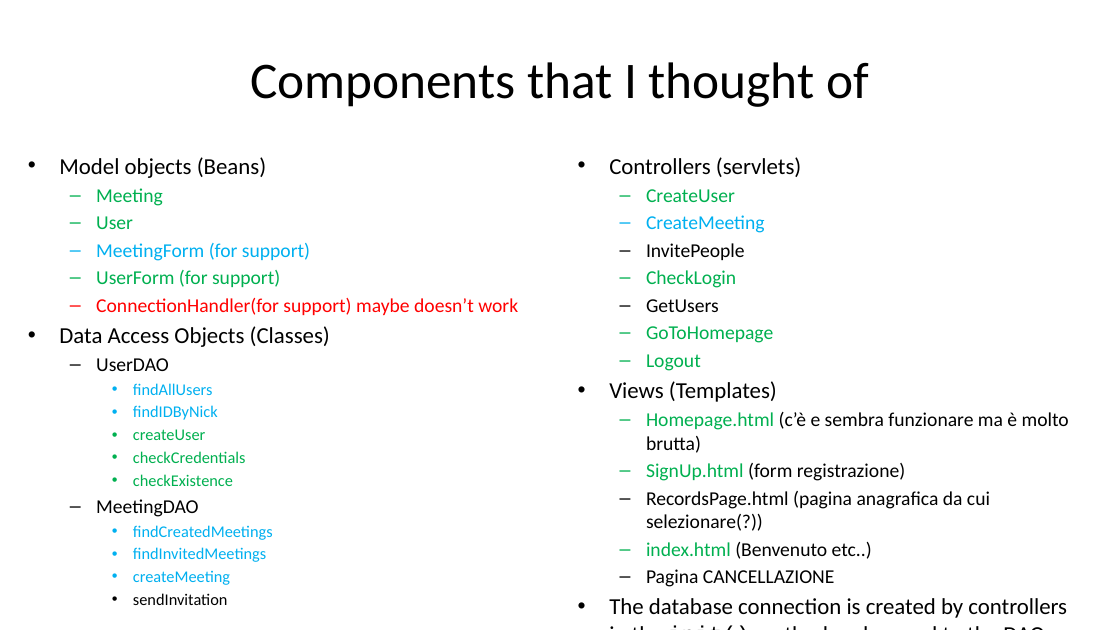
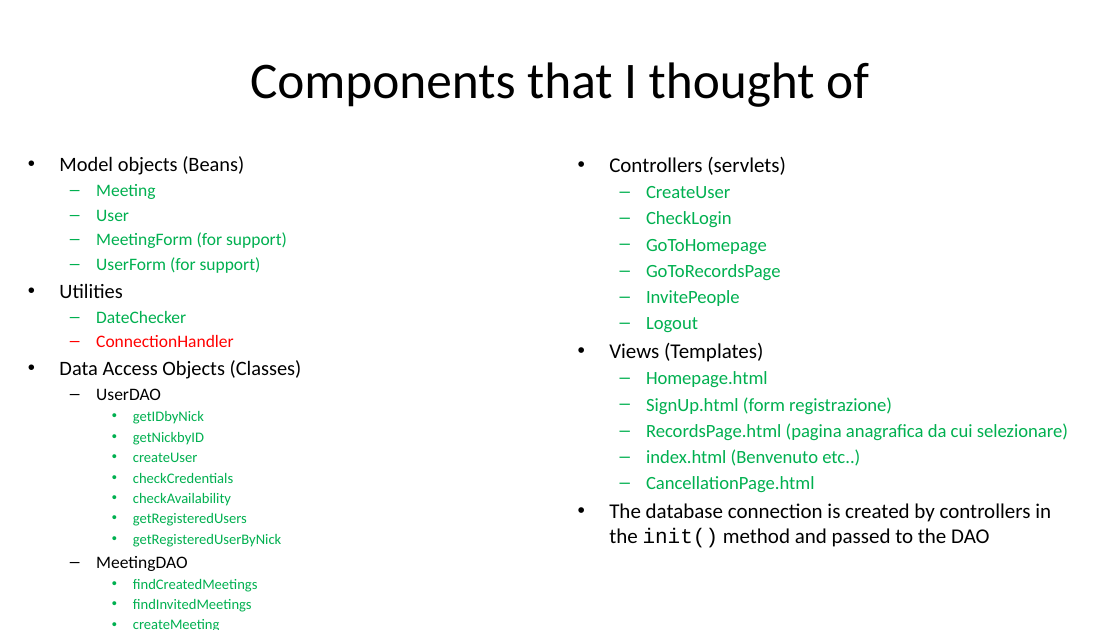
Before and after one commit to FrancescaGrimaldi/TIWProject-2022, a slide deck: slide 11 of ppt/tiw pure html + notes.pptx. Drawn at 1120x630 pixels with LibreOffice and Linux fonts; fonts in the diff are those of the drawing. Boxes give left, top, right and bottom in pixels: in the first picture for what was removed or moved away, otherwise in the second. Text is boxed around its words. In the diff, an @@ line names an element or a change of style, - is before the commit and + after.

```diff
--- a/ppt/tiw pure html + notes.pptx
+++ b/ppt/tiw pure html + notes.pptx
@@ text at <box>59,156,302,612</box>: size 19.6 to 17.5 pt in "Model objects (Beans)", "Data Access Objects (Classes)"; size 16.8 to 15 pt in "Meeting", "User", "MeetingForm (for support)", "UserForm (for support)" and 2 more places; text colour #00B0F0 to #00B050 in "MeetingForm (for support)", "findCreatedMeetings", "findInvitedMeetings", "createMeeting"; size 14 to 12.5 pt in "createUser", "checkCredentials", "findCreatedMeetings", "findInvitedMeetings" and 2 more places; text colour #000000 to #00B050 in "sendInvitation" @@
@@ text at <box>609,186,1051,548</box>: size 19.6 to 18 pt in "Controllers (servlets)", "Views (Templates)", "The database connection is created by controllers ..."; size 16.8 to 16 pt in "CreateUser", "InvitePeople", "Logout", "SignUp.html (form registrazione)" and 1 more places; text colour #000000 to #00B050 in "InvitePeople", "(form registrazione)", "(Benvenuto etc..)" @@
@@ text at <box>646,211,781,281</box>: text changed; size 16.8 to 16 pt; text colour #00B0F0 to #00B050 @@
-  – CreateMeeting
+  – CheckLogin
+  – GoToHomepage
+  – GoToRecordsPage
@@ text at <box>96,298,518,315</box>: text changed; size 16.8 to 15 pt @@
-  – ConnectionHandler(for support) maybe doesn’t work
+• Utilities
+  – DateChecker
+  – ConnectionHandler
@@ text at <box>646,270,773,343</box>: paragraphs removed @@
-  – CheckLogin
-  – GetUsers
-  – GoToHomepage
@@ text at <box>646,371,768,388</box>: text changed; size 16.8 to 16 pt; text colour #000000 to #00B050 @@
-  – Homepage.html (c’è e sembra funzionare ma è molto brutta)
+  – Homepage.html
@@ text at <box>133,411,204,445</box>: text changed; size 14 to 12.5 pt; text colour #00B0F0 to #00B050 @@
-    • findAllUsers
-    • findIDByNick
+    • getIDbyNick
+    • getNickbyID
@@ text at <box>646,423,1068,441</box>: text changed; size 16.8 to 16 pt; text colour #000000 to #00B050 @@
-  – RecordsPage.html (pagina anagrafica da cui selezionare(?))
+  – RecordsPage.html (pagina anagrafica da cui selezionare)
@@ text at <box>646,476,815,493</box>: text changed; size 16.8 to 16 pt; text colour #000000 to #00B050 @@
-  – Pagina CANCELLAZIONE
+  – CancellationPage.html
@@ text at <box>133,493,281,547</box>: text changed; size 14 to 12.5 pt @@
-    • checkExistence
+    • checkAvailability
+    • getRegisteredUsers
+    • getRegisteredUserByNick
```
Also in this commit, not shown: 6 other slides changed, 3 other files.
